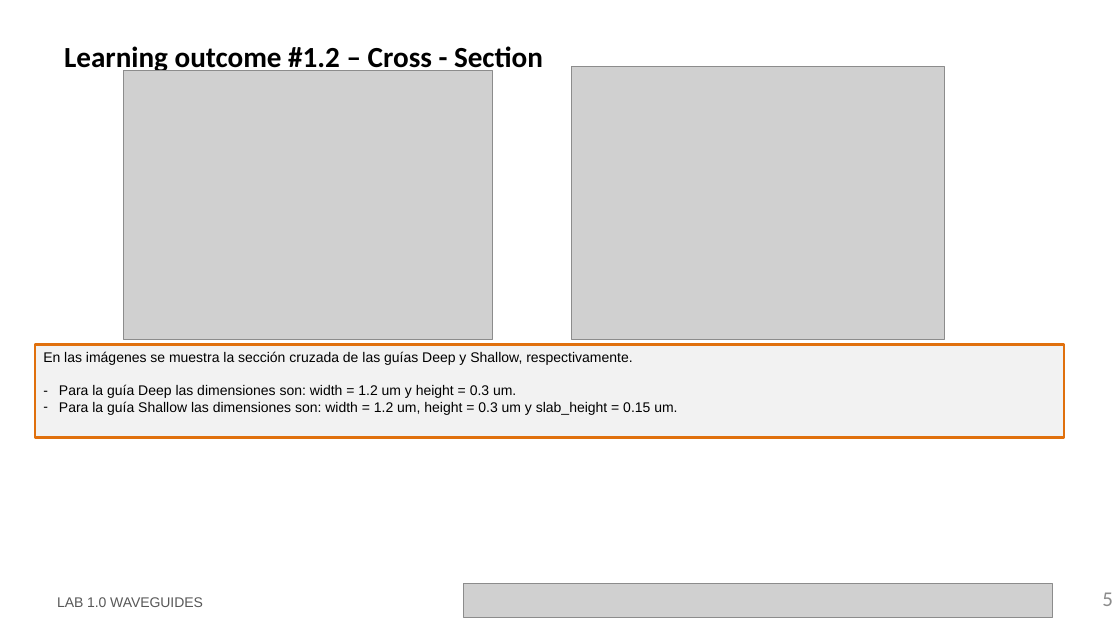
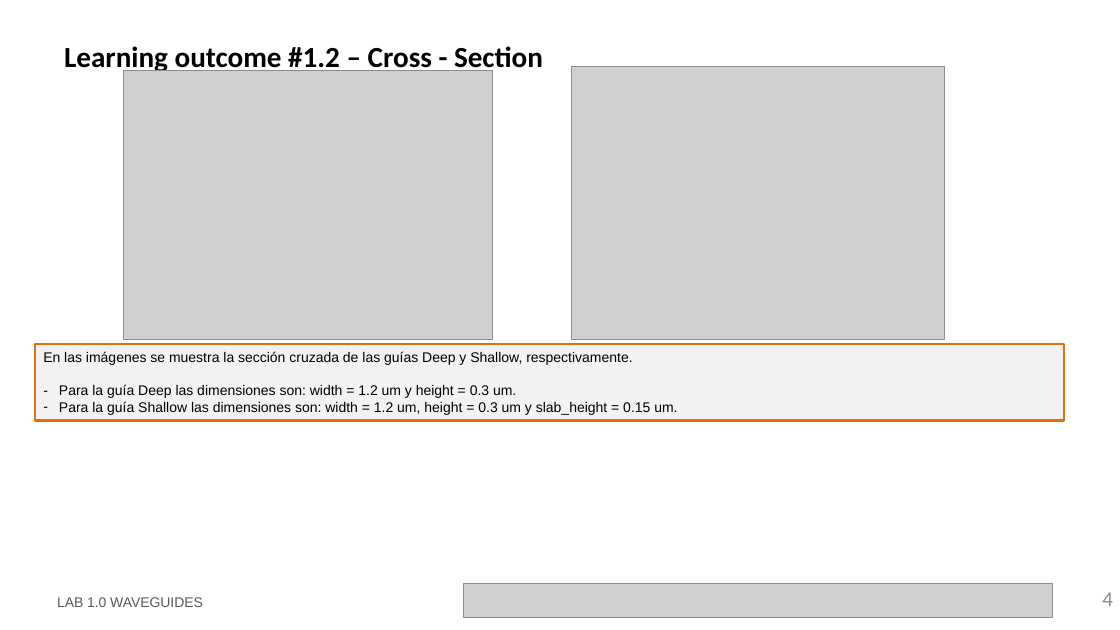
Before and after one commit to jllanoh/cifoin-lab1, a slide deck: slide 4 of LabBook_10.pptx (slide 5 before the commit). Drawn at 1120x630 pixels with LibreOffice and Linux fonts; fonts in the diff are those of the drawing; grey boxes stand for pictures; background and template pictures are left out. Boxes give left, top, right and bottom in pixels: in the first picture for what was removed or moved away, otherwise in the second. Text is boxed around its words. In the diff, an @@ line names an element or a change of style, - is before the commit and + after.

```diff
--- a/LabBook_10.pptx
+++ b/LabBook_10.pptx
@@ rectangle "En las imágenes se muestra ..." resized from (x1=35, y1=344, x2=1065, y2=438) to (x1=35, y1=344, x2=1065, y2=421) @@
@@ page number at (x1=1102, y1=592, x2=1113, y2=606): text changed @@
-5
+4
```
Also in this commit, not shown: 10 other slides changed, 1 slide removed, 1 other file.
